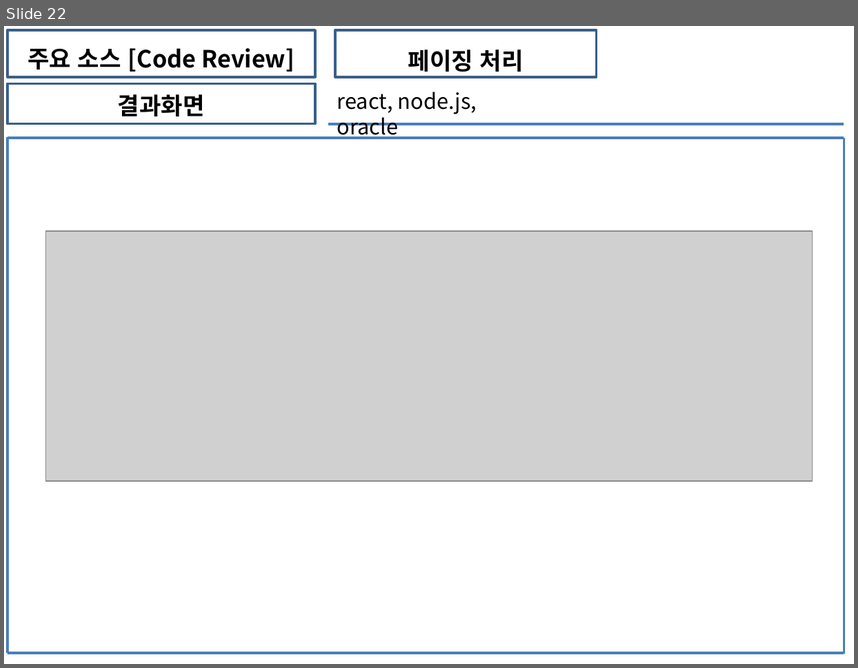
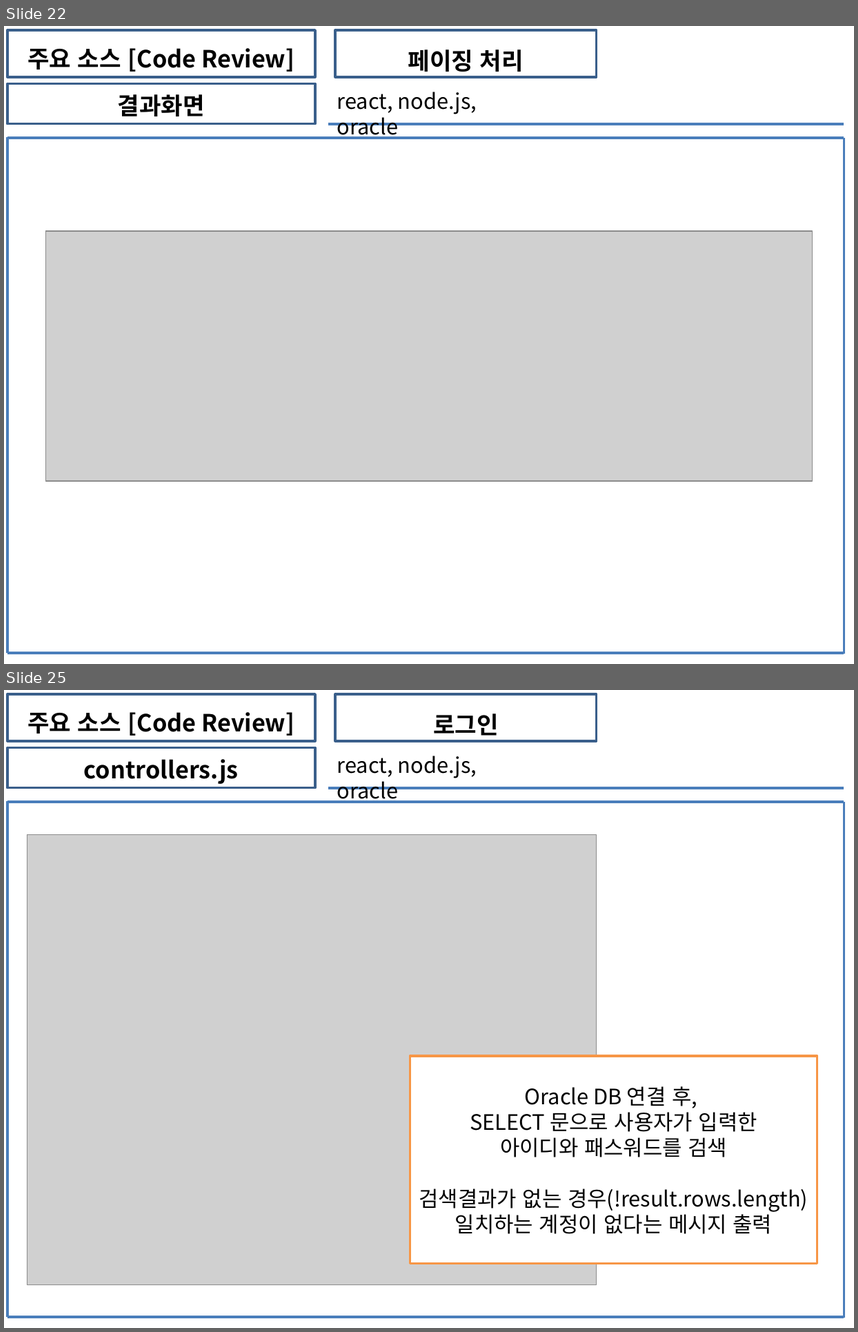
Before and after one commit to soh0256/5team, a slide deck: 개발 5팀 6차 미니 프로젝트/3) KOSMO_77기_개발 5팀_Unit_Test_보고서.pptx. Shown one above the other, each under a label of ours: slide 22 before the commit, slides 22 and 25 after it; the slides between them are not shown. The pictures are 858x668 and 858x1332 pixels, drawn with LibreOffice and Linux fonts; fonts in the diff are those of the drawing; grey boxes stand for pictures. Boxes give left, top, right and bottom in pixels: in the first picture for what was removed or moved away, otherwise in the second. Text is boxed around its words. In the diff, an @@ line names an element or a change of style, - is before the commit and + after.

```diff
--- a/개발 5팀 6차 미니 프로젝트/3) KOSMO_77기_개발 5팀_Unit_Test_보고서.pptx
+++ b/개발 5팀 6차 미니 프로젝트/3) KOSMO_77기_개발 5팀_Unit_Test_보고서.pptx
@@ slide 25 added at [4,690,854,1328], background #FFFFFF @@
@@ rectangle added at [7,694,315,741], outline #3A5F8C 2 pt, 20 pt, text #000000, bold @@
+주요 소스 [Code Review]
@@ rectangle added at [335,694,597,741], outline #3A5F8C 2 pt, 20 pt, text #000000, bold @@
+로그인
@@ rectangle added at [7,748,315,788], outline #3A5F8C 2 pt, 20 pt, text #000000, bold @@
+controllers.js
@@ text added at [337,756,477,803], 18 pt, text #000000 @@
+react, node.js, oracle
@@ line added from (329, 788) to (844, 788), #4B7EBC 2.25 pt @@
@@ line added from (7, 802) to (844, 802), #4B7EBC 2.25 pt @@
@@ line added from (7, 801) to (7, 1317), #4B7EBC 2.25 pt @@
@@ line added from (844, 802) to (844, 1317), #4B7EBC 2.25 pt @@
@@ picture added at [27,834,597,1284] @@
@@ rectangle added at [410,1056,818,1263], fill #FFFFFF, outline #F79646 2 pt, 18 pt, text #000000 @@
+Oracle DB 연결 후,
+SELECT 문으로 사용자가 입력한
+아이디와 패스워드를 검색
+검색결과가 없는 경우(!result.rows.length)
+일치하는 계정이 없다는 메시지 출력
@@ line added from (844, 1142) to (844, 1142), #4B7EBC 2.25 pt @@
@@ line added from (7, 1317) to (844, 1317), #4B7EBC 2.25 pt @@
```
Also in this commit, not shown: 4 other slides added.
